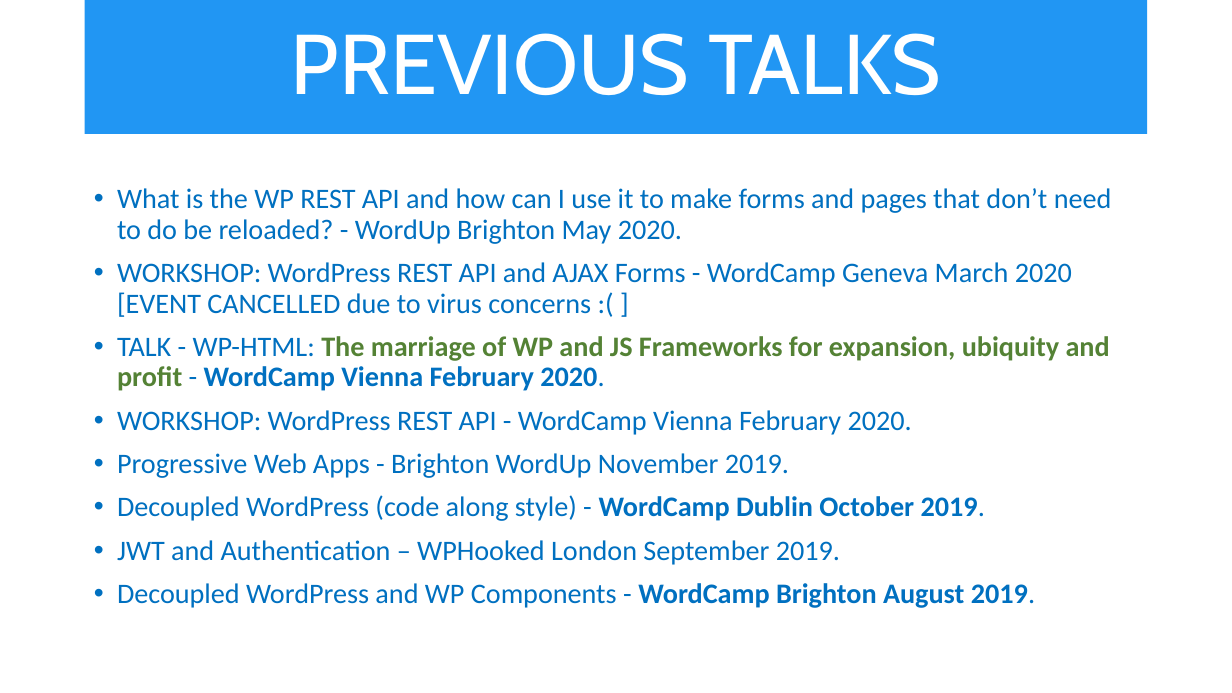
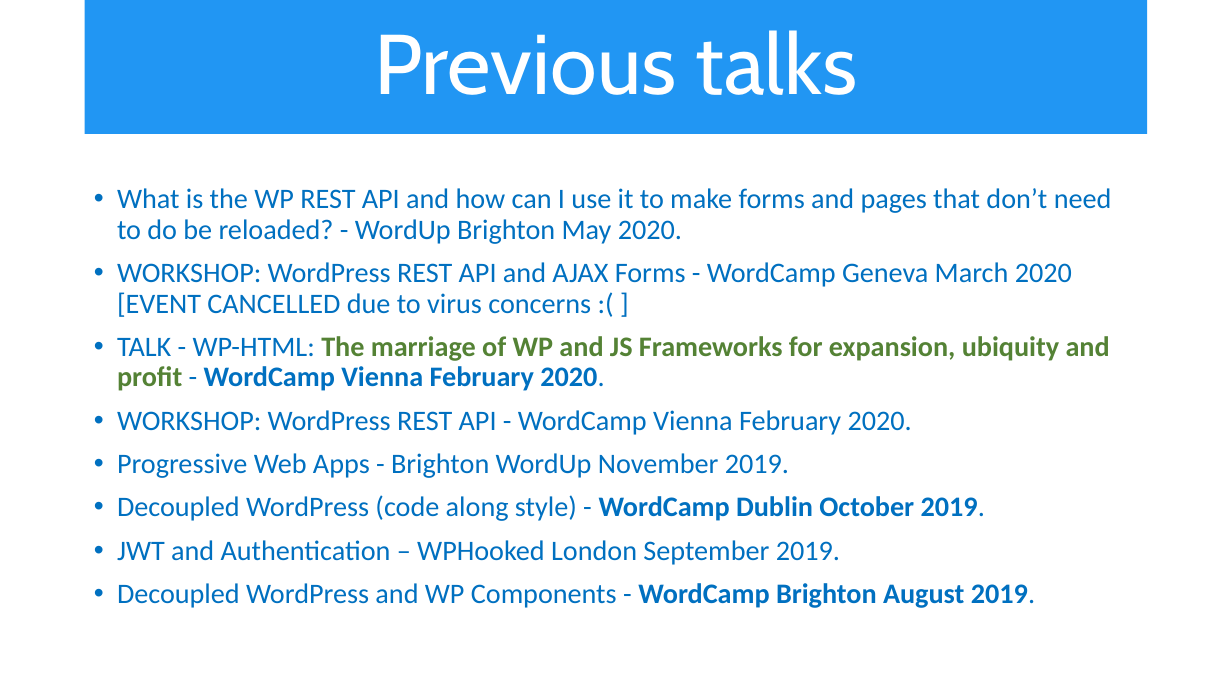
Before and after one commit to iwswordpress/WebComponents, a slide deck: slide 4 of Web-Components.pptx (slide 5 before the commit). Drawn at 1232x693 pixels with LibreOffice and Linux fonts; fonts in the diff are those of the drawing. Boxes give left, top, right and bottom in pixels: in the first picture for what was removed or moved away, otherwise in the second. Text is boxed around its words. In the diff, an @@ line names an element or a change of style, - is before the commit and + after.

```diff
--- a/Web-Components.pptx
+++ b/Web-Components.pptx
@@ title at (374, 30, 858, 95): text changed @@
-PREVIOUS TALKS
+Previous talks
```
Also in this commit, not shown: 5 other slides changed, 1 slide removed, 18 other files.
